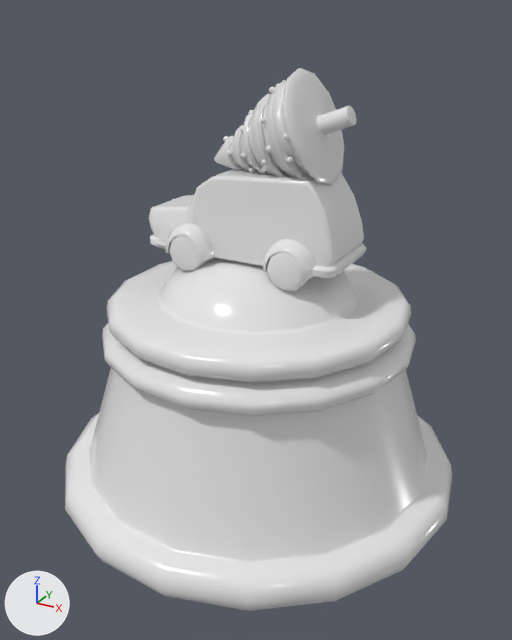
The FBX model Models/Car_SnowGlobe_Model.fbx: old version first, new version second.
One viewpoint serves both versions: a 50 mm camera at (0.117, -0.216, 0.095) aimed at (0.002, -0.006, -0.01). Every picture has the same lights, and +X, +Y and +Z are marked at lower left. Where no turn or scale is listed for an object, it has been applied to the vertices.

The first picture shows 'Car_SnowGlobe_Model'.
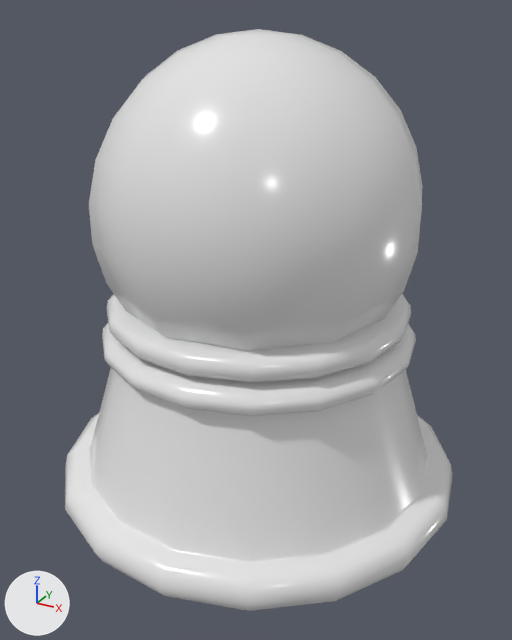
The newer file is also turned or shifted as a whole; pictures and numbers use the older file's frame.

What differs and where, as boxes (x1, y1, x2, y2) in the pictures (512 x 640 px):
'Car_SnowGlobe_Model', reshaped (7% taller)
    before: (65, 68, 453, 611)
    after: (65, 29, 453, 611)
part 1 of me_mesh, added
    after: (89, 29, 422, 351)
part 2 of me_mesh, cut back
    before: (149, 169, 367, 291)

The change in detail:
me_mesh is used by ob_car_snowglobe_model.
me_mesh had 3296 vertices, 3535 faces and spanned x -0.078..0.078, y -0.078..0.078, z -0.08..0.078.
me_mesh now has 3057 vertices, 3321 faces and spans x -0.078..0.078, y -0.078..0.078, z -0.08..0.089.
me_mesh part 1: a new loose piece of 100 vertices spanning x -0.057..0.058, y -0.058..0.058, z -0.003..0.089, in mat_snowglobe (white #e7e7e7).
me_mesh part 2: 18 vertices moved from x -0.042..0.026, y -0.014..0.021, z 0.014..0.062 to x -0.042..0.026, y -0.018..0.021, z 0.014..0.062; 455 vertices removed from x -0.043..0.035, y -0.019..0.022, z 0.009..0.062; 184 vertices added at x -0.043..0.034, y -0.023..0.021, z 0.009..0.062.
